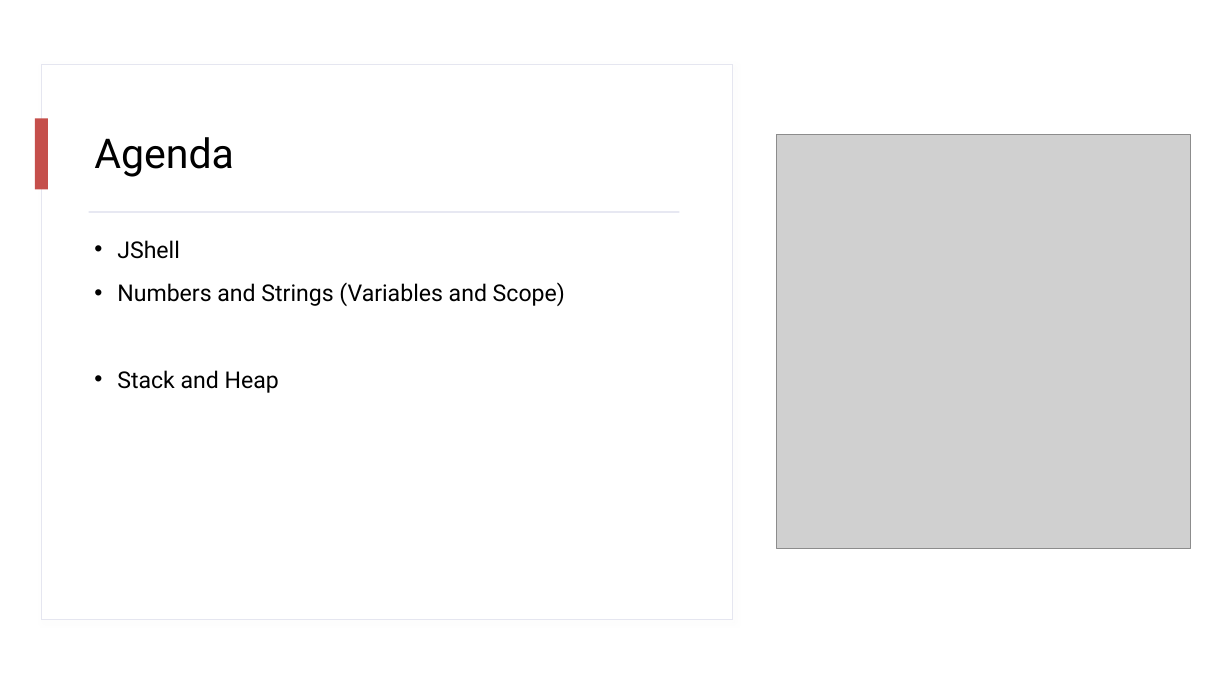
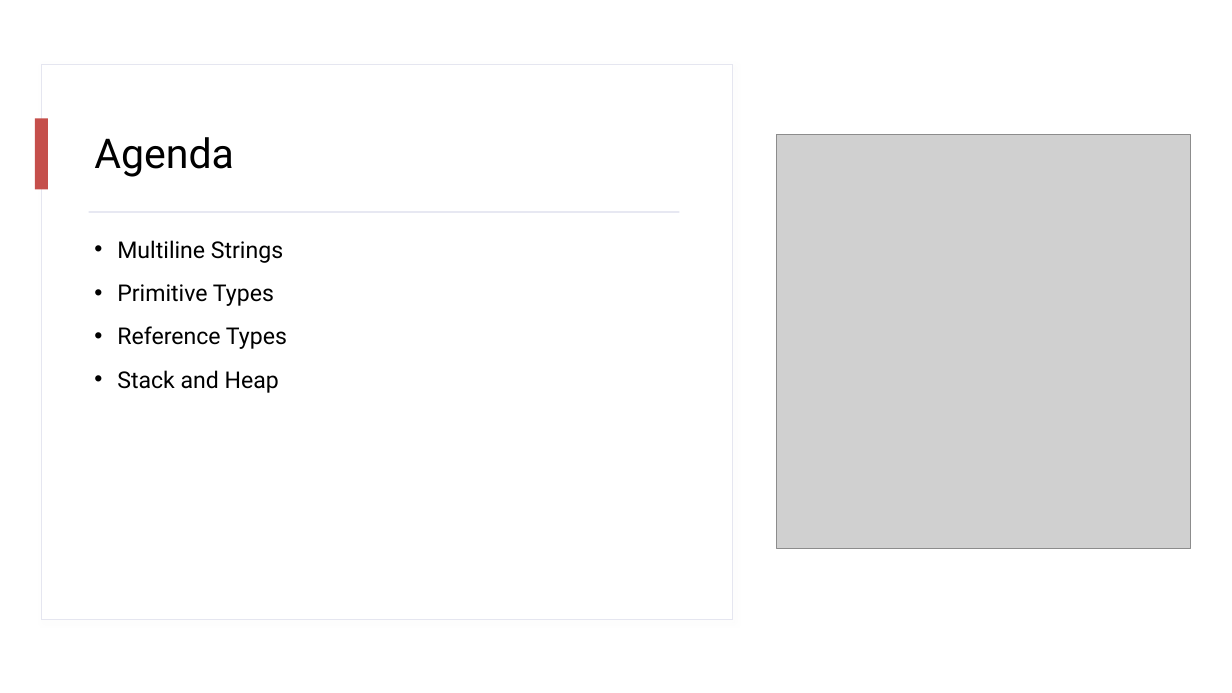
Before and after one commit to albertattard/java-boot-camp, a slide deck: slide 2 of assets/presentation/Introduction.pptx. Drawn at 1232x693 pixels with LibreOffice and Linux fonts; fonts in the diff are those of the drawing; grey boxes stand for pictures. Boxes give left, top, right and bottom in pixels: in the first picture for what was removed or moved away, otherwise in the second. Text is boxed around its words. In the diff, an @@ line names an element or a change of style, - is before the commit and + after.

```diff
--- a/assets/presentation/Introduction.pptx
+++ b/assets/presentation/Introduction.pptx
@@ text at <box>117,240,287,349</box>: text changed @@
-• JShell
-• Numbers and Strings (Variables and Scope)
+• Multiline Strings
+• Primitive Types
+• Reference Types
```
Also in this commit, not shown: 1 slide removed, 3 other files.
